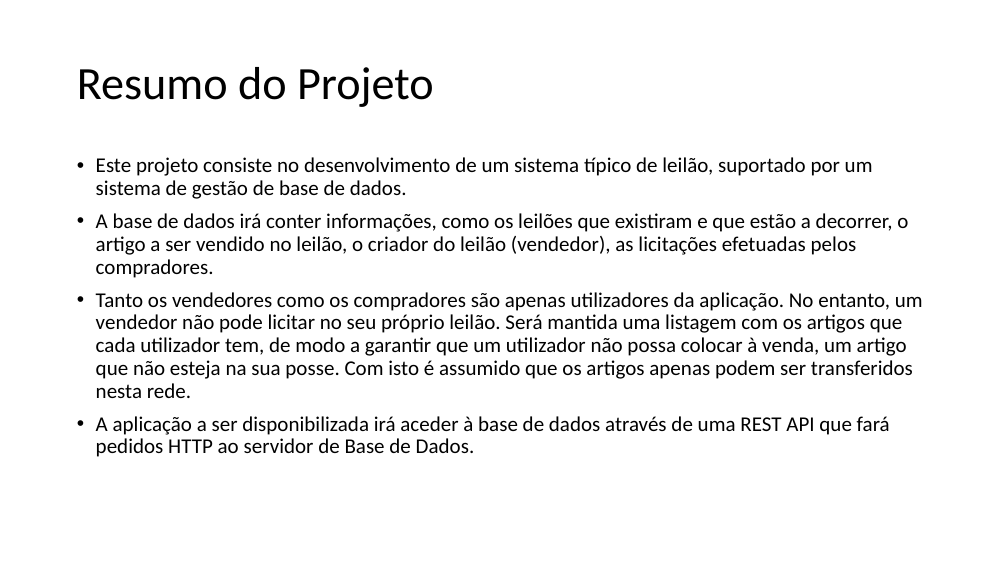
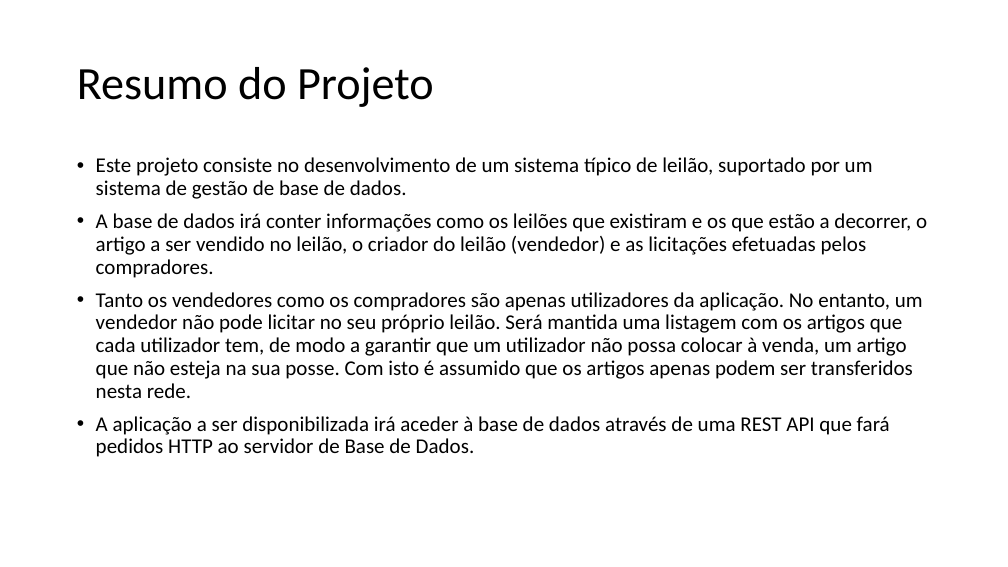
Before and after one commit to joelpoliveira/PROJETO-BD, a slide deck: slide 2 of ApresentacaoProjetoBD.pptx. Drawn at 1008x567 pixels with LibreOffice and Linux fonts; fonts in the diff are those of the drawing. Boxes give left, top, right and bottom in pixels: in the first picture for what was removed or moved away, otherwise in the second. Text is boxed around its words. In the diff, an @@ line names an element or a change of style, - is before the commit and + after.

```diff
--- a/ApresentacaoProjetoBD.pptx
+++ b/ApresentacaoProjetoBD.pptx
@@ text at (x1=96, y1=213, x2=927, y2=278): text changed @@
-• A base de dados irá conter informações, como os leilões que existiram e que estão a decorrer, o artigo a ser vendido no leilão, o criador do leilão (vendedor), as licitações efetuadas pelos compradores.
+• A base de dados irá conter informações como os leilões que existiram e os que estão a decorrer, o artigo a ser vendido no leilão, o criador do leilão (vendedor) e as licitações efetuadas pelos compradores.
```
Also in this commit, not shown: 3 other slides changed.
